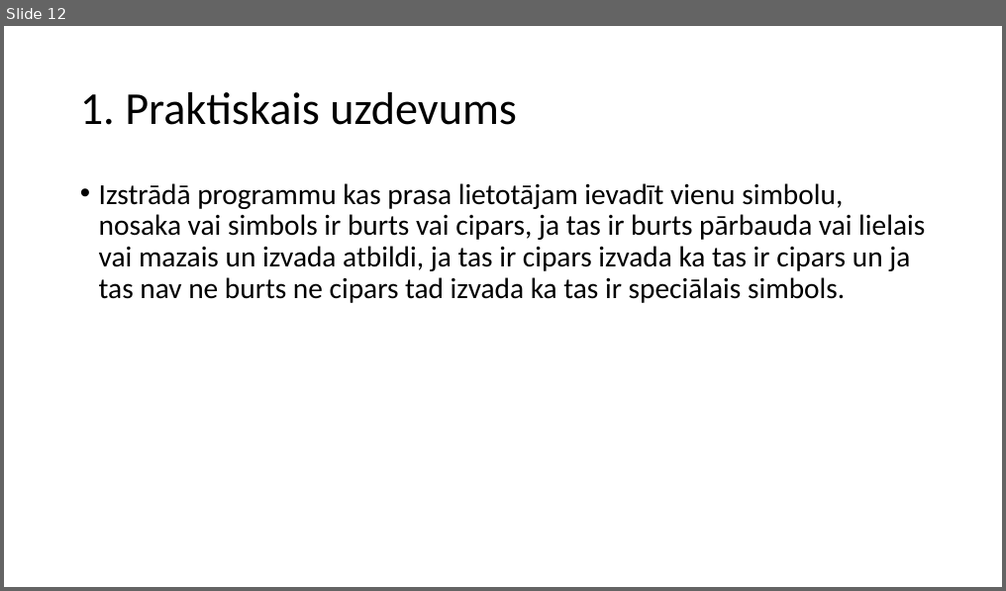
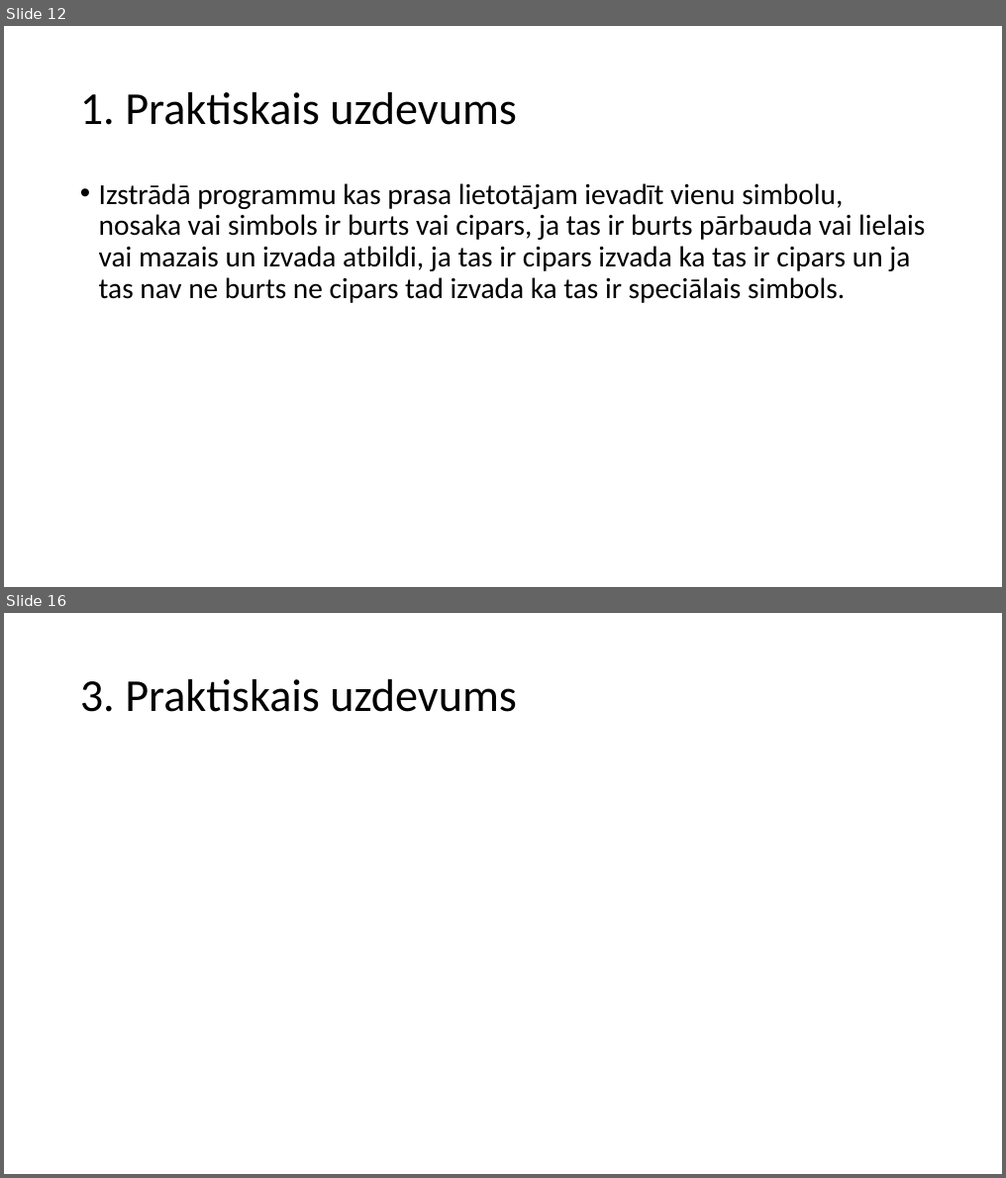
Before and after one commit to minime556/Eksamens, a slide deck: MacibuMaterialsProgEks.pptx. Shown one above the other, each under a label of ours: slide 12 before the commit, slides 12 and 16 after it; the slides between them are not shown. The pictures are 1006x591 and 1006x1178 pixels, drawn with LibreOffice and Linux fonts; fonts in the diff are those of the drawing. Boxes give left, top, right and bottom in pixels: in the first picture for what was removed or moved away, otherwise in the second. Text is boxed around its words. In the diff, an @@ line names an element or a change of style, - is before the commit and + after.

```diff
--- a/MacibuMaterialsProgEks.pptx
+++ b/MacibuMaterialsProgEks.pptx
@@ slide 16 added at bbox=[4, 613, 1002, 1174], background #FFFFFF @@
@@ title added at bbox=[80, 679, 517, 712], 44 pt, text #000000 @@
+3. Praktiskais uzdevums
```
Also in this commit, not shown: 1 slide changed, 3 other slides added, 3 other files.
